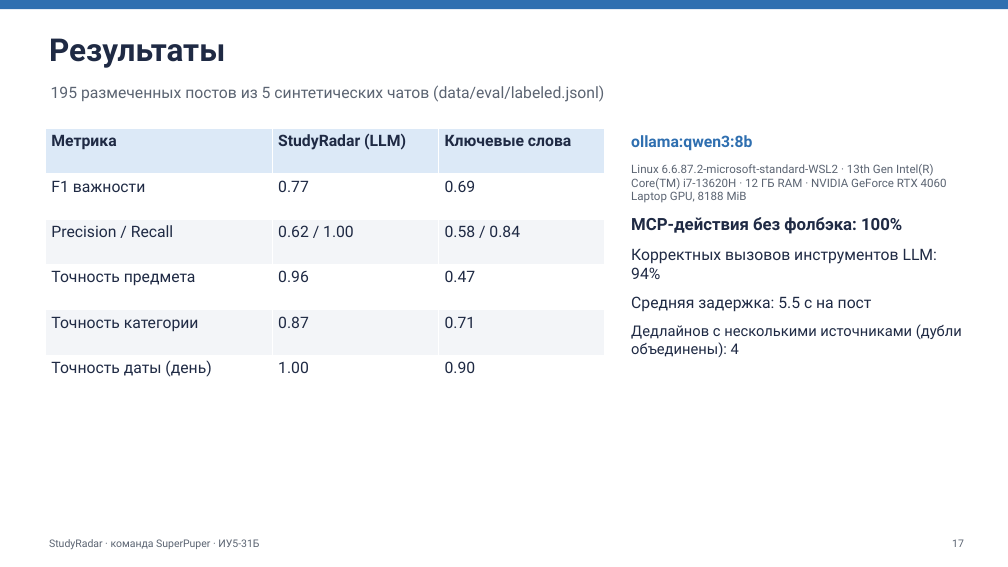
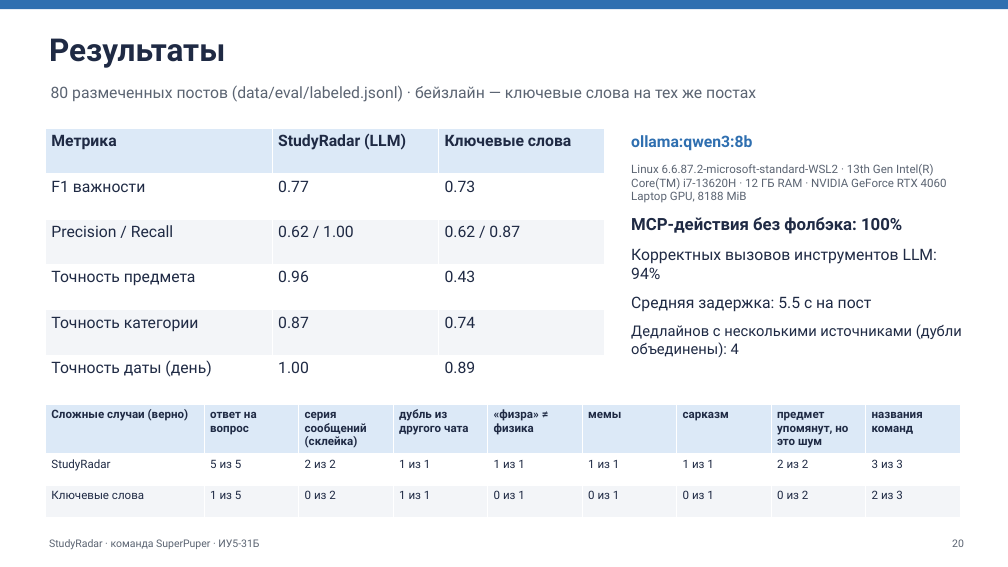
Before and after one commit to winlast/TG_Agent_champ, a slide deck: slide 20 of docs/StudyRadar_presentation.pptx (slide 17 before the commit). Drawn at 1008x567 pixels with LibreOffice and Linux fonts; fonts in the diff are those of the drawing. Boxes give left, top, right and bottom in pixels: in the first picture for what was removed or moved away, otherwise in the second. Text is boxed around its words. In the diff, an @@ line names an element or a change of style, - is before the commit and + after.

```diff
--- a/docs/StudyRadar_presentation.pptx
+++ b/docs/StudyRadar_presentation.pptx
@@ text at [51,85,756,102]: text changed @@
-195 размеченных постов из 5 синтетических чатов (data/eval/labeled.jsonl)
+80 размеченных постов (data/eval/labeled.jsonl) · бейзлайн — ключевые слова на тех же постах
@@ table at [45,129,605,401] @@
-row 2, column 3: 0.69
+row 2, column 3: 0.73
-row 3, column 3: 0.58 / 0.84
+row 3, column 3: 0.62 / 0.87
-row 4, column 3: 0.47
+row 4, column 3: 0.43
-row 5, column 3: 0.71
+row 5, column 3: 0.74
-row 6, column 3: 0.90
+row 6, column 3: 0.89
@@ table added at [45,405,960,503], 3 rows, 9 columns @@
+Сложные случаи (верно) | ответ на вопрос | серия сообщений (склейка) | дубль из другого чата | «физра» ≠ физика | мемы | сарказм | предмет упомянут, но это шум | названия команд
+StudyRadar | 5 из 5 | 2 из 2 | 1 из 1 | 1 из 1 | 1 из 1 | 1 из 1 | 2 из 2 | 3 из 3
+Ключевые слова | 1 из 5 | 0 из 2 | 1 из 1 | 0 из 1 | 0 из 1 | 0 из 1 | 0 из 2 | 2 из 3
@@ text at [952,539,964,547]: text changed @@
-17
+20
```
Also in this commit, not shown: 2 other slides changed, 3 slides added, 22 other files.
